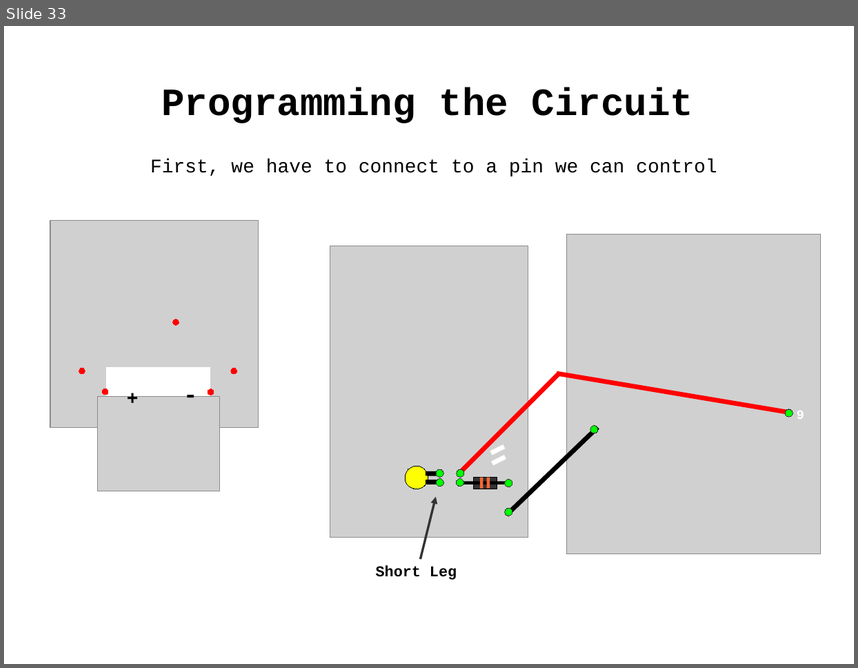
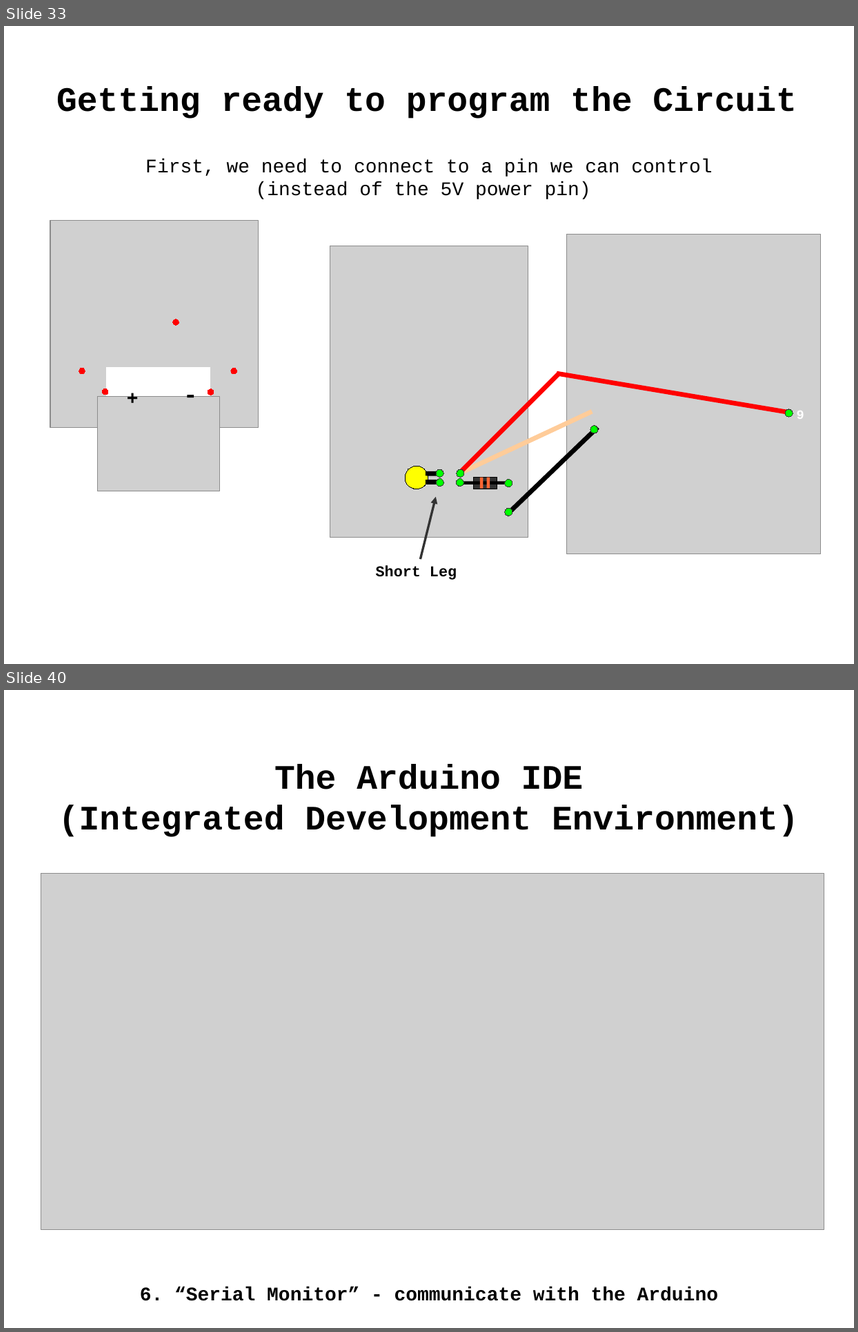
Before and after one commit to lovelandcreatorspace/presentations, a slide deck: arduino/101/raw/arduino101_slides.odp. Shown one above the other, each under a label of ours: slide 33 before the commit, slides 33 and 40 after it; the slides between them are not shown. The pictures are 858x668 and 858x1332 pixels, drawn with LibreOffice and Linux fonts; fonts in the diff are those of the drawing; grey boxes stand for pictures. Boxes give left, top, right and bottom in pixels: in the first picture for what was removed or moved away, otherwise in the second. Text is boxed around its words. In the diff, an @@ line names an element or a change of style, - is before the commit and + after.

```diff
--- a/arduino/101/raw/arduino101_slides.odp
+++ b/arduino/101/raw/arduino101_slides.odp
@@ slide 40 added at bbox=[4, 690, 854, 1328], background #FFFFFF @@
@@ text added at bbox=[59, 764, 799, 837], 32 pt, text #000000, bold @@
+The Arduino IDE
+(Integrated Development Environment)
@@ picture added at bbox=[41, 873, 824, 1229] @@
@@ text added at bbox=[140, 1286, 718, 1301], 18 pt, text #000000, bold @@
+6. “Serial Monitor” - communicate with the Arduino
@@ slide 33 changed as well @@
@@ text at bbox=[56, 86, 797, 118]: text changed; size 36 to 32 pt @@
-Programming the Circuit
+Getting ready to program the Circuit
@@ text at bbox=[145, 158, 712, 199]: text changed @@
-First, we have to connect to a pin we can control
+First, we need to connect to a pin we can control
+(instead of the 5V power pin)
@@ line added from (459, 473) to (593, 411), #FFCC99 4.31 pt @@
@@ line removed from (505, 446) to (492, 452) @@
@@ line removed from (506, 457) to (493, 463) @@
```
Also in this commit, not shown: 4 other slides changed, 11 other slides added, 1 slide removed, 1 other file.
